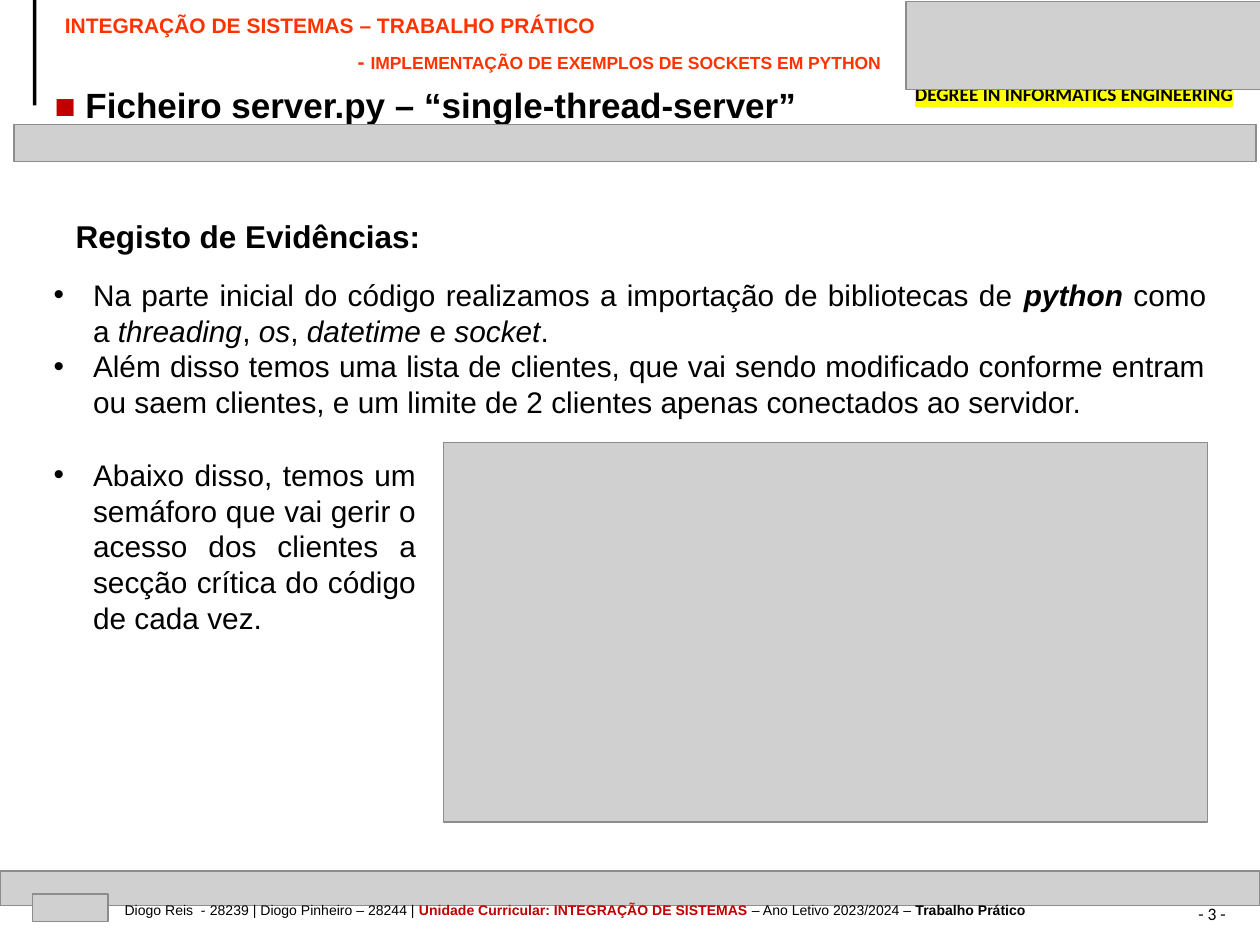
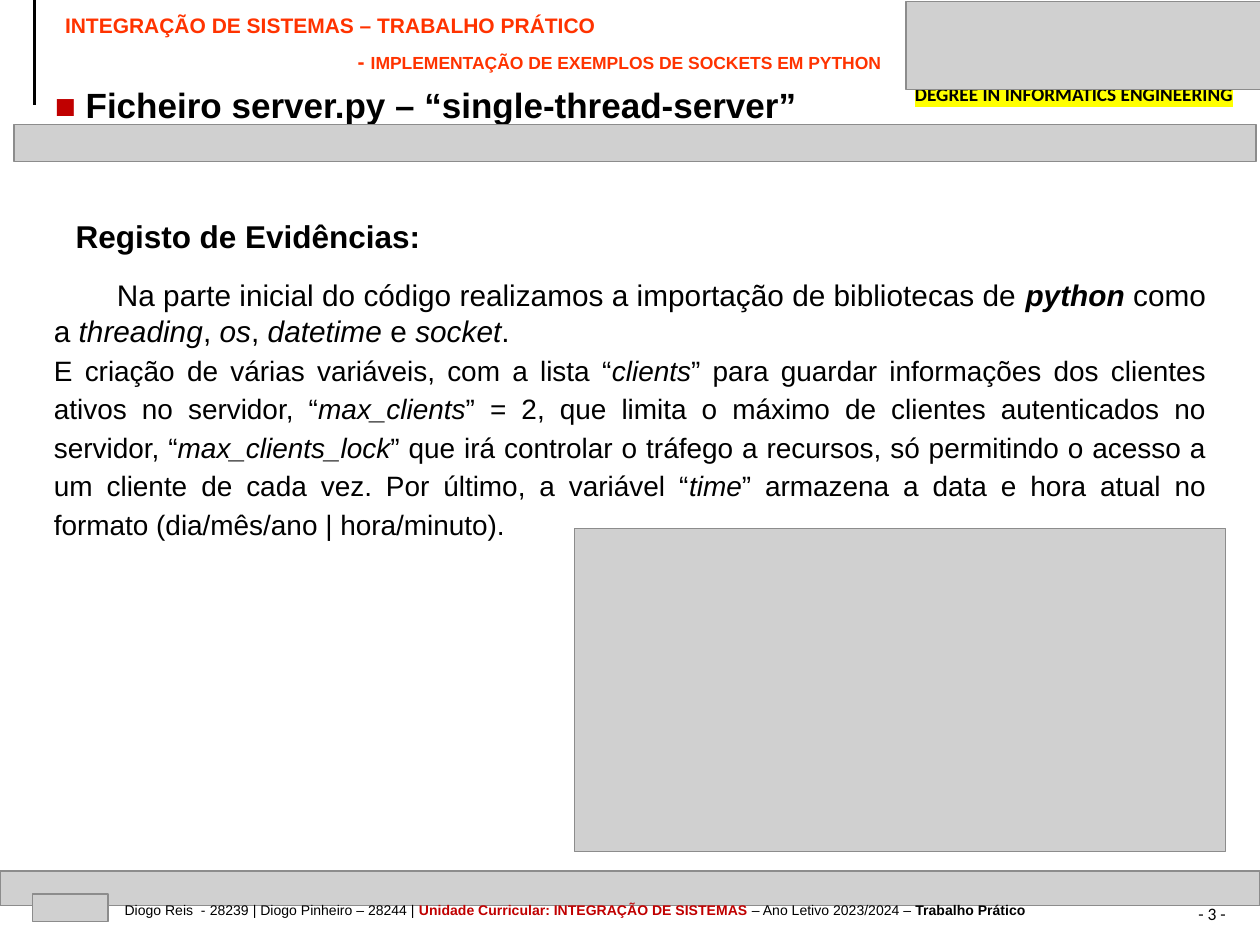
Before and after one commit to devdp11/socket_thread_conn-project, a slide deck: slide 3 of IPVC-EI-TP-SOCKETS-28244-28239.pptx. Drawn at 1260x945 pixels with LibreOffice and Linux fonts; fonts in the diff are those of the drawing; grey boxes stand for pictures. Boxes give left, top, right and bottom in pixels: in the first picture for what was removed or moved away, otherwise in the second. Text is boxed around its words. In the diff, an @@ line names an element or a change of style, - is before the commit and + after.

```diff
--- a/IPVC-EI-TP-SOCKETS-28244-28239.pptx
+++ b/IPVC-EI-TP-SOCKETS-28244-28239.pptx
@@ text "INTEGRAÇÃO DE SISTEMAS – TRABALHO ..." at (65, 16, 881, 73): less space between paragraphs; more space between paragraphs @@
@@ text at (54, 284, 1206, 347): bullet • to none @@
@@ text at (54, 360, 1206, 540): text changed; size 17 to 16 pt @@
-• Além disso temos uma lista de clientes, que vai sendo modificado conforme entram ou saem clientes, e um limite de 2 clientes apenas conectados ao servidor.
+E criação de várias variáveis, com a lista “clients” para guardar informações dos clientes ativos no servidor, “max_clients” = 2, que limita o máximo de clientes autenticados no servidor, “max_clients_lock” que irá controlar o tráfego a recursos, só permitindo o acesso a um cliente de cada vez. Por último, a variável “time” armazena a data e hora atual no formato (dia/mês/ano | hora/minuto).
@@ text removed at (93, 464, 416, 630) @@
-• Abaixo disso, temos um semáforo que vai gerir o acesso dos clientes a secção crítica do código de cada vez.
@@ picture: place and size @@
-picture at (444, 442, 1207, 822)
+picture at (575, 528, 1226, 852)
```
Also in this commit, not shown: 16 other slides changed, 3 slides added, 2 other files.
